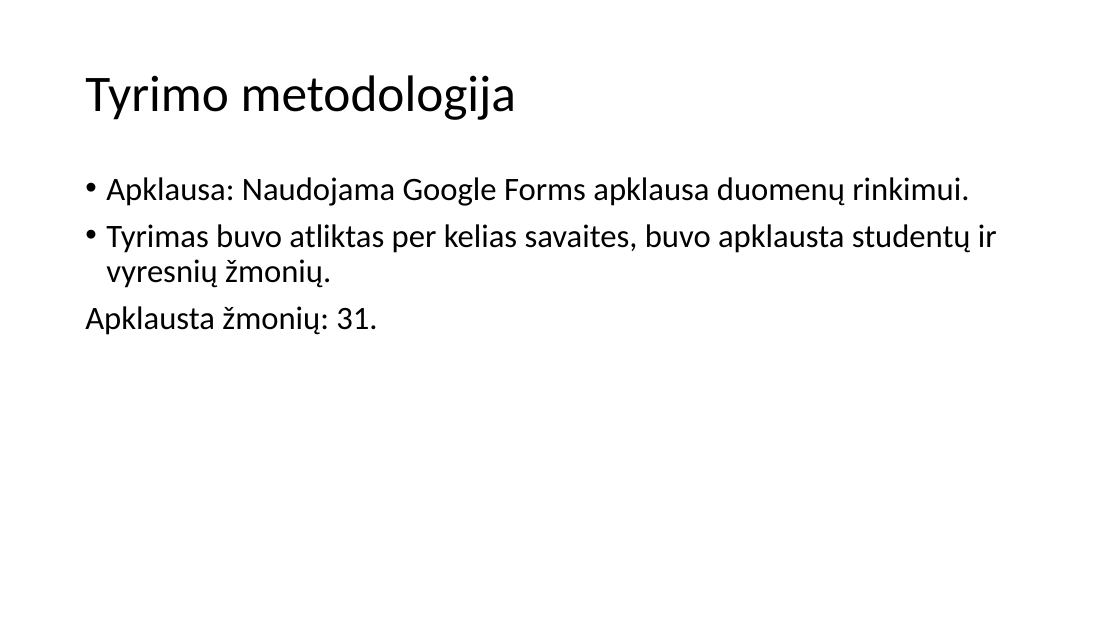
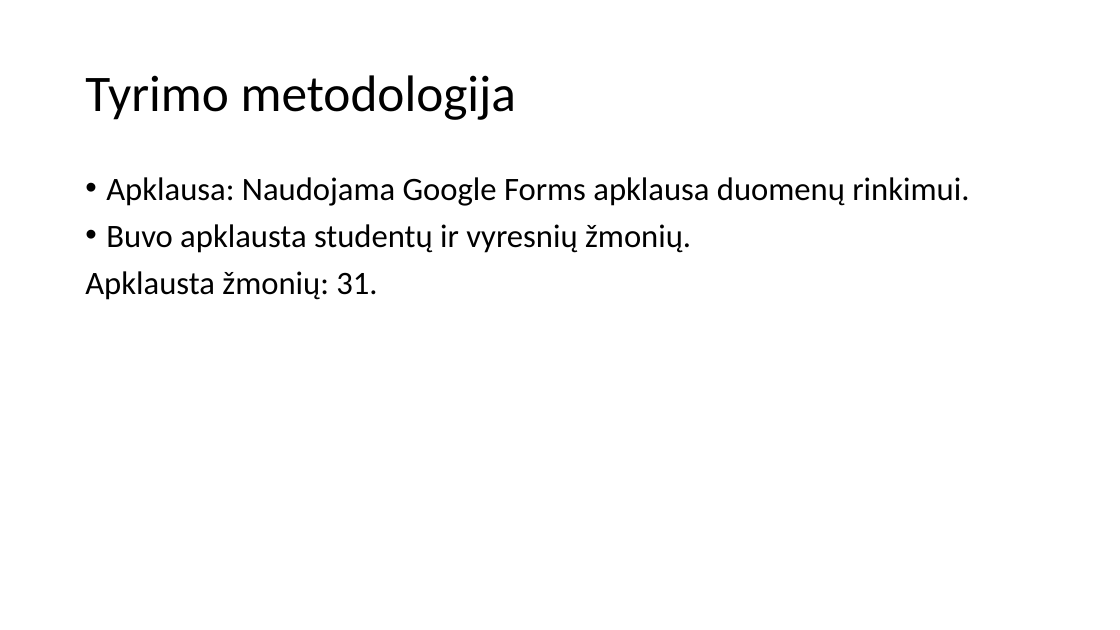
Before and after one commit to LTEpiksid/Aaaa, a slide deck: slide 4 of Tyrimo pristatymas_žodžiu_Sidas_Dieliautas_PI22B.pptx. Drawn at 1120x630 pixels with LibreOffice and Linux fonts; fonts in the diff are those of the drawing. Boxes give left, top, right and bottom in pixels: in the first picture for what was removed or moved away, otherwise in the second. Text is boxed around its words. In the diff, an @@ line names an element or a change of style, - is before the commit and + after.

```diff
--- a/Tyrimo pristatymas_žodžiu_Sidas_Dieliautas_PI22B.pptx
+++ b/Tyrimo pristatymas_žodžiu_Sidas_Dieliautas_PI22B.pptx
@@ text at box(106, 224, 691, 253): text changed @@
-• Tyrimas buvo atliktas per kelias savaites, buvo apklausta studentų ir vyresnių žmonių.
+• Buvo apklausta studentų ir vyresnių žmonių.
```
